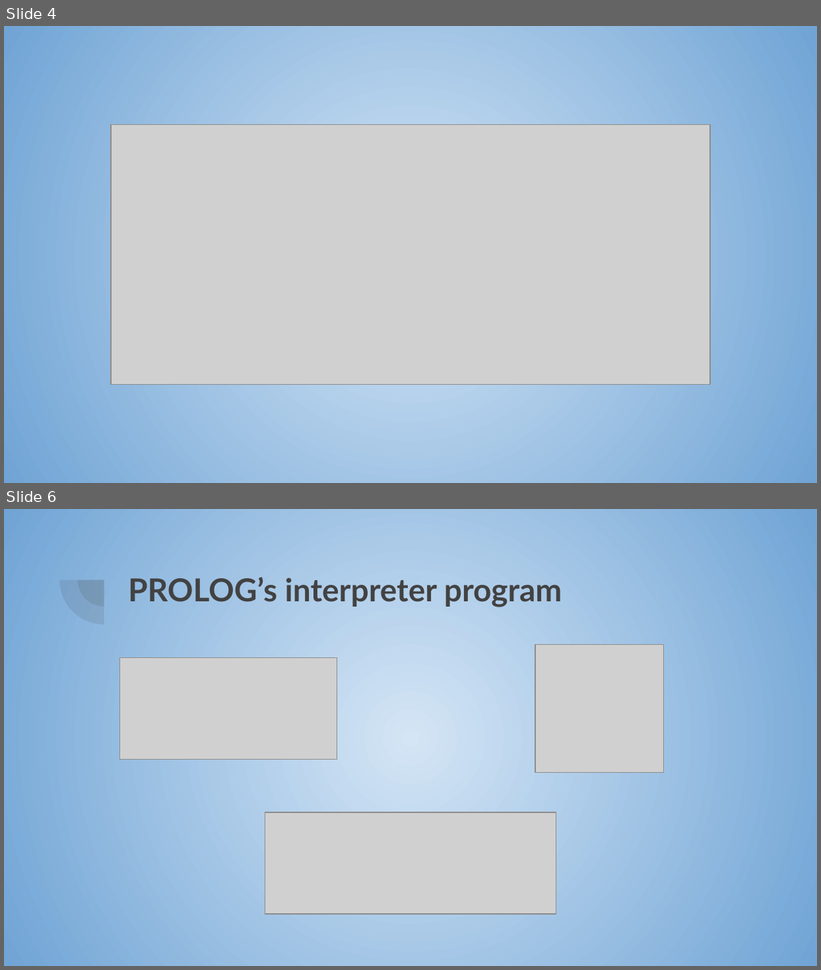
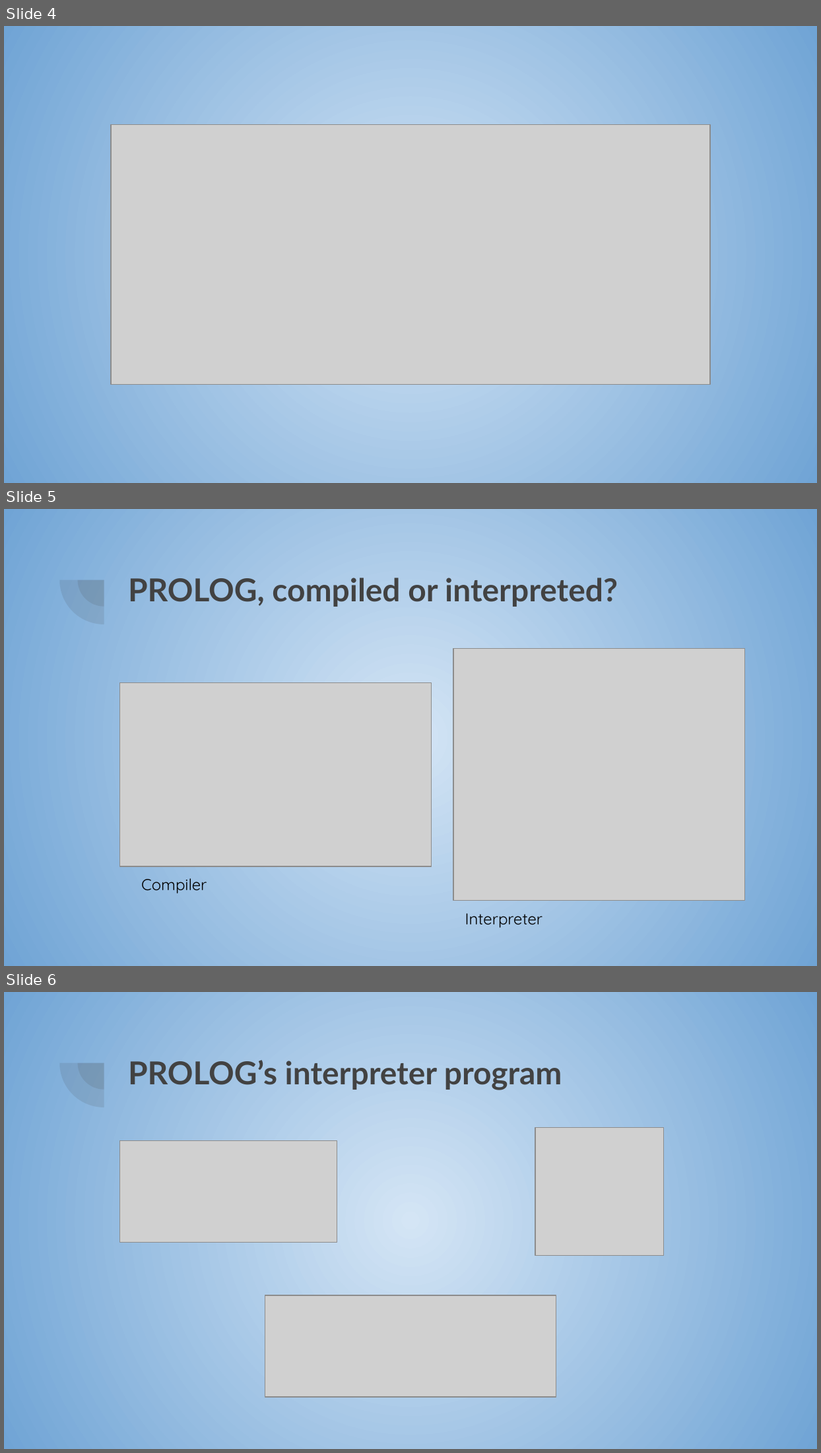
Before and after one commit to marc7666/Language-processors, a slide deck: Activities/Symbol table, intemediate code generation and synthesis phase/PROLOG presentation.pptx. Shown one above the other, each under a label of ours: slides 4 and 6 before the commit, slides 4, 5 and 6 after it; the slides between them are not shown. The pictures are 821x970 and 821x1453 pixels, drawn with LibreOffice and Linux fonts; fonts in the diff are those of the drawing; grey boxes stand for pictures. Boxes give left, top, right and bottom in pixels: in the first picture for what was removed or moved away, otherwise in the second. Text is boxed around its words. In the diff, an @@ line names an element or a change of style, - is before the commit and + after.

```diff
--- a/Activities/Symbol table, intemediate code generation and synthesis phase/PROLOG presentation.pptx
+++ b/Activities/Symbol table, intemediate code generation and synthesis phase/PROLOG presentation.pptx
@@ slide 5 added at (x1=4, y1=509, x2=817, y2=966), background gradient #D4E5F5 to #70A4D5; not listed: 2 template elements that a slide beside it also shows @@
@@ title added at (x1=128, y1=578, x2=618, y2=607), 28 pt, text #424242, bold @@
+PROLOG, compiled or interpreted?
@@ picture added at (x1=453, y1=649, x2=746, y2=901) @@
@@ picture added at (x1=120, y1=683, x2=432, y2=867) @@
@@ text added at (x1=141, y1=879, x2=207, y2=894), 14 pt, text #000000 @@
+Compiler
@@ text added at (x1=465, y1=914, x2=543, y2=928), 14 pt, text #000000 @@
+Interpreter
```
Also in this commit, not shown: 4 slides changed, 4 other slides added, 4 slides removed, 1 other file.
